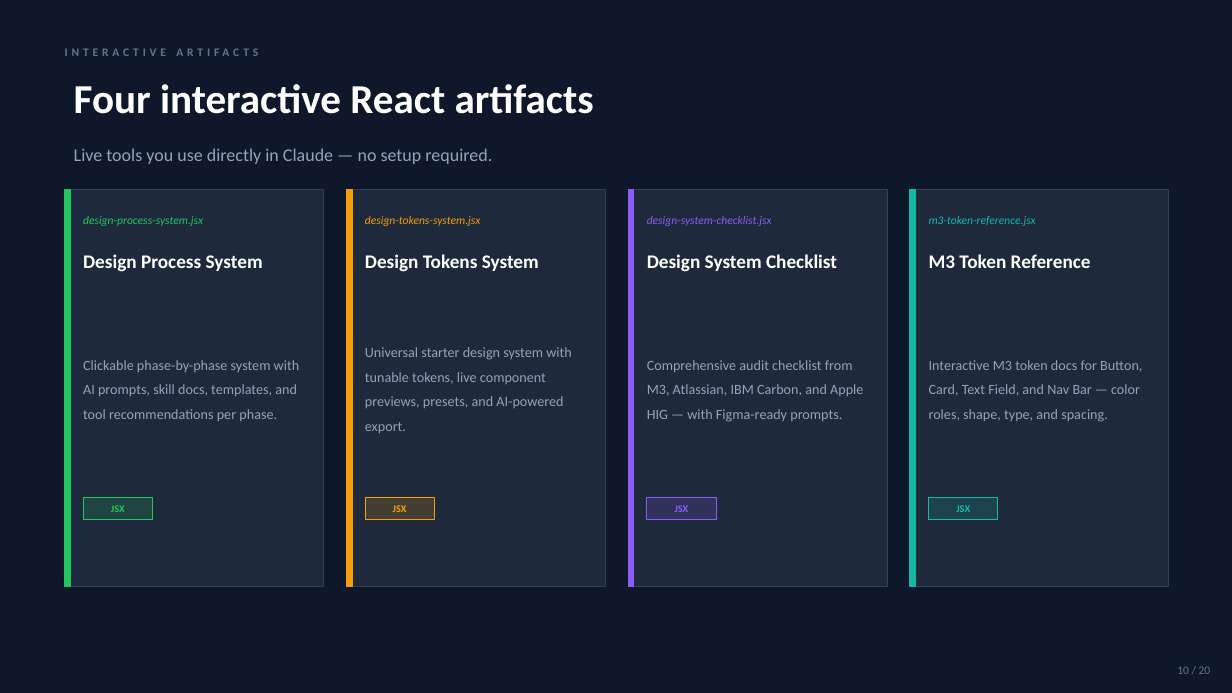
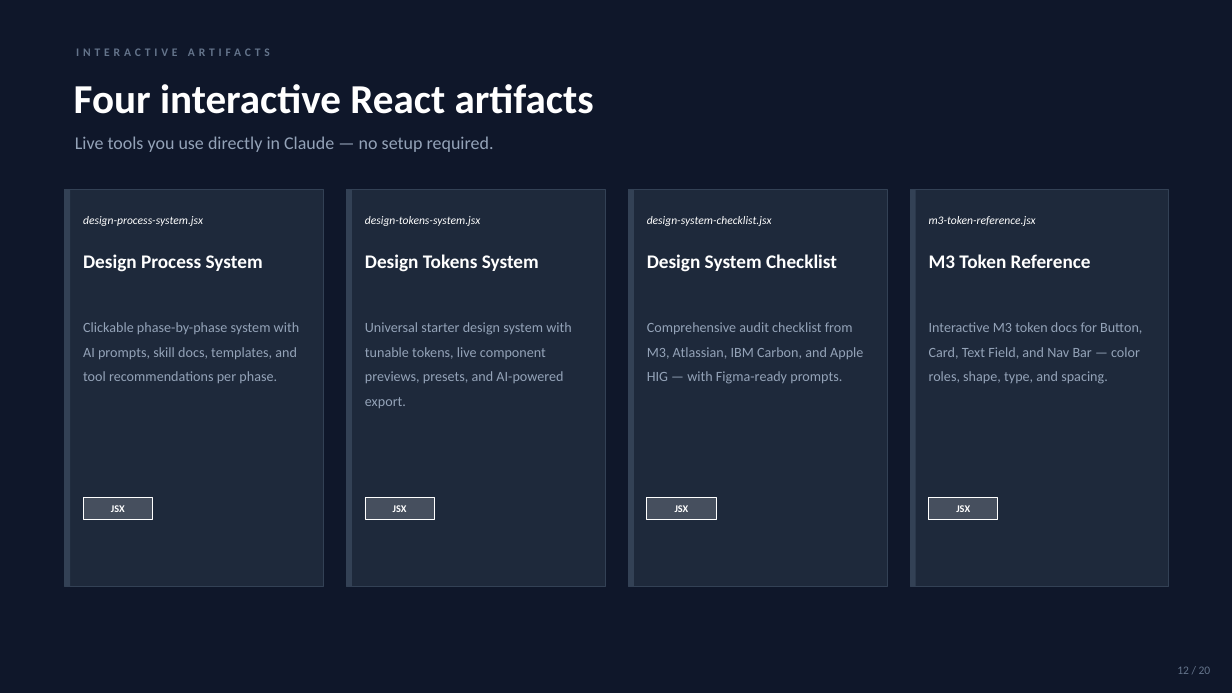
Before and after one commit to quinrobinson/agentic-product-design-framework, a slide deck: slide 12 of artifacts/onboarding-deck.pptx (slide 10 before the commit). Drawn at 1232x693 pixels with LibreOffice and Linux fonts; fonts in the diff are those of the drawing. Boxes give left, top, right and bottom in pixels: in the first picture for what was removed or moved away, otherwise in the second. Text is boxed around its words. In the diff, an @@ line names an element or a change of style, - is before the commit and + after.

```diff
--- a/artifacts/onboarding-deck.pptx
+++ b/artifacts/onboarding-deck.pptx
@@ text "INTERACTIVE ARTIFACTS": place and size @@
-text "INTERACTIVE ARTIFACTS" at (65, 48, 258, 56)
+text "INTERACTIVE ARTIFACTS" at (76, 48, 270, 56)
@@ text "Live tools you use directly ...": place and size @@
-text "Live tools you use directly ..." at (74, 148, 492, 164)
+text "Live tools you use directly ..." at (75, 136, 494, 152)
@@ rectangle at (65, 189, 70, 587): fill #22C55E to #334155; outline #22C55E 1 pt to none @@
@@ text "design-process-system.jsx" at (83, 216, 203, 226): text colour #22C55E to #FFFFFF @@
@@ rectangle at (347, 189, 352, 587): fill #F59E0B to #334155; outline #F59E0B 1 pt to none @@
@@ text "design-tokens-system.jsx" at (365, 216, 480, 226): text colour #F59E0B to #FFFFFF @@
@@ rectangle at (628, 189, 634, 587): fill #8B5CF6 to #334155; outline #8B5CF6 1 pt to none @@
@@ text "design-system-checklist.jsx" at (647, 216, 772, 226): text colour #8B5CF6 to #FFFFFF @@
@@ rectangle at (910, 189, 916, 587): fill #14B8A6 to #334155; outline #14B8A6 1 pt to none @@
@@ text "m3-token-reference.jsx" at (929, 216, 1036, 226): text colour #14B8A6 to #FFFFFF @@
@@ 4 texts: place and size @@
-4 texts at (83, 347, 1142, 433)
+4 texts at (83, 322, 1142, 408)
@@ vertical alignment middle to top in 4 elements at (83, 322, 300, 383), (365, 322, 571, 408), (647, 322, 863, 384), (929, 322, 1142, 384) @@
@@ text "JSX" at (111, 505, 125, 512): text colour #22C55E to #FFFFFF @@
@@ rectangle at (83, 497, 152, 519): fill #22C55E at 18% opacity to #FFFFFF at 18% opacity; outline #22C55E 0.75 pt to #FFFFFF 0.75 pt @@
@@ text "JSX" at (393, 505, 407, 512): text colour #F59E0B to #FFFFFF @@
@@ rectangle at (365, 497, 434, 519): fill #F59E0B at 18% opacity to #FFFFFF at 18% opacity; outline #F59E0B 0.75 pt to #FFFFFF 0.75 pt @@
@@ text "JSX" at (675, 505, 689, 512): text colour #8B5CF6 to #FFFFFF @@
@@ rectangle at (647, 497, 716, 519): fill #8B5CF6 at 18% opacity to #FFFFFF at 18% opacity; outline #8B5CF6 0.75 pt to #FFFFFF 0.75 pt @@
@@ text "JSX" at (956, 505, 970, 512): text colour #14B8A6 to #FFFFFF @@
@@ rectangle at (929, 497, 998, 519): fill #14B8A6 at 18% opacity to #FFFFFF at 18% opacity; outline #14B8A6 0.75 pt to #FFFFFF 0.75 pt @@
@@ text at (1177, 666, 1211, 674): text changed @@
-10 / 20
+12 / 20
```
Also in this commit, not shown: 19 other slides changed.
